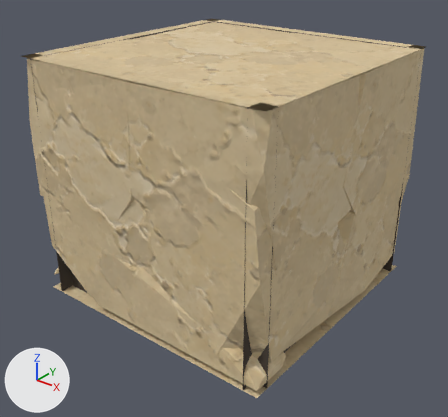
The glTF model assets/custom/models/ground_modules/ground_island_06.glb as it was, and as the next commit left it.
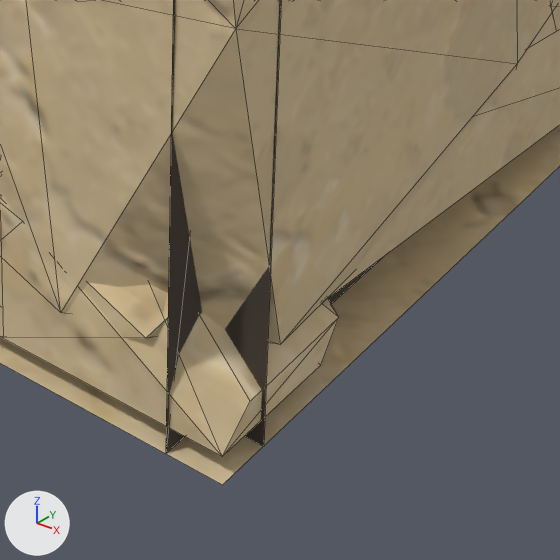
The first picture shows the older version from a 50 mm camera at (1.836, -1.207, 1.357) aimed at (0.518, 0.44, 0.335). The close-ups show the older and then the newer version on the part from 45% to 76% of the width and 66% to 100% of the height of that picture. Only the edits that show in the close-ups are written down. The lights are fixed; the arrows at lower left show +X, +Y and +Z. The close-ups show mesh edges as thin lines.

Objects in the first close-up: 'GroundIsland06_Body'.
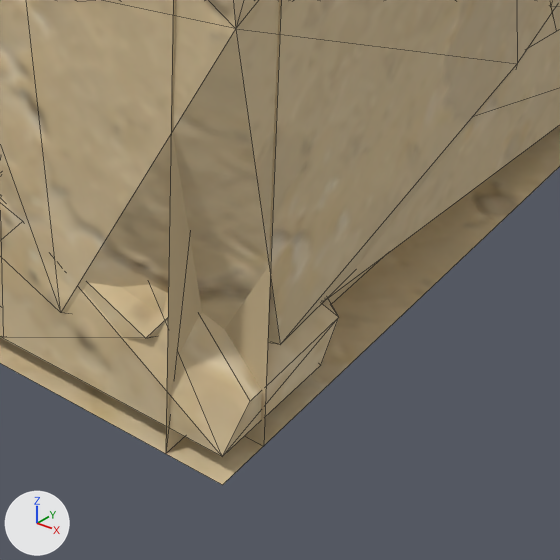
Where the change shows, as pixel boxes (x1, y1, x2, y2) in the close-ups (560 x 560 px):
'GroundIsland06_Body', recoloured
    both: (157, 0, 481, 456)

The edits, one by one:
Material 'GroundModuleRecess' (mat_groundmodulerecess) changes colour from brown #453c32 to beige #cdb890; in linear values from (0.06, 0.045, 0.032) to (0.61, 0.48, 0.28).
